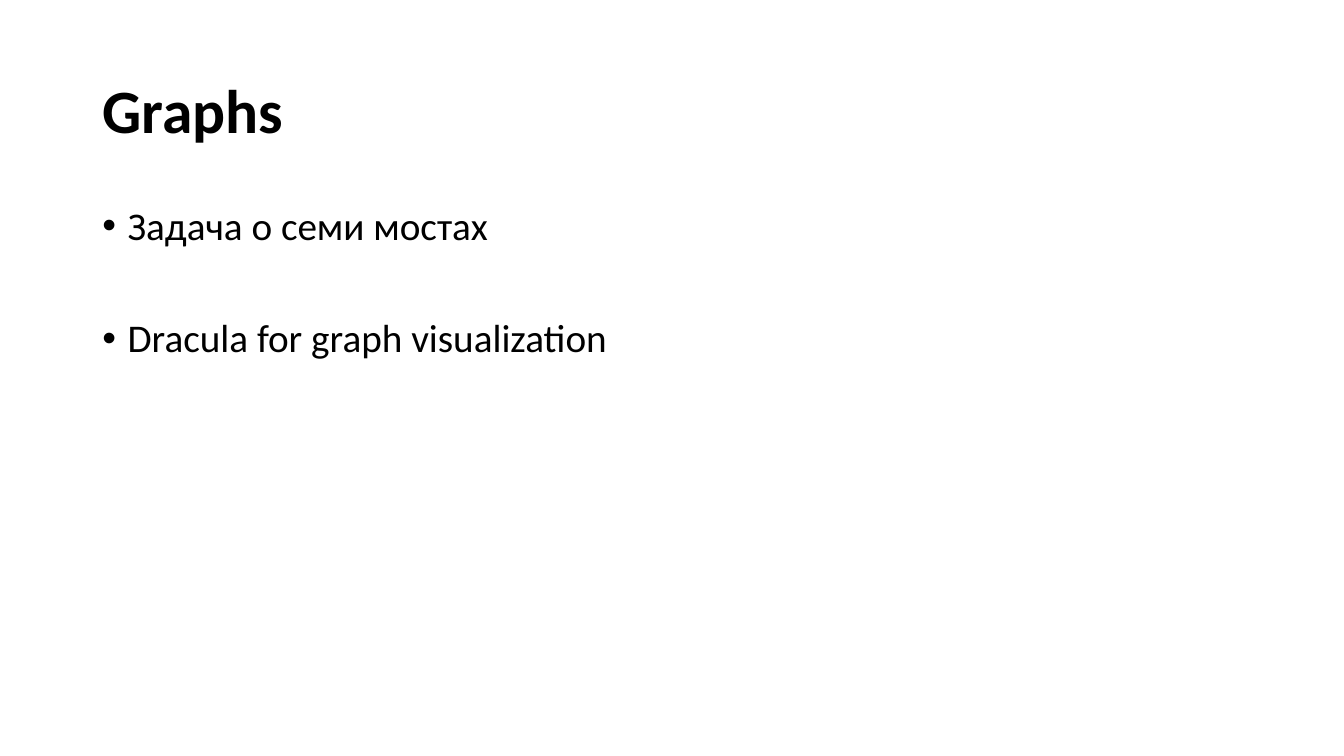
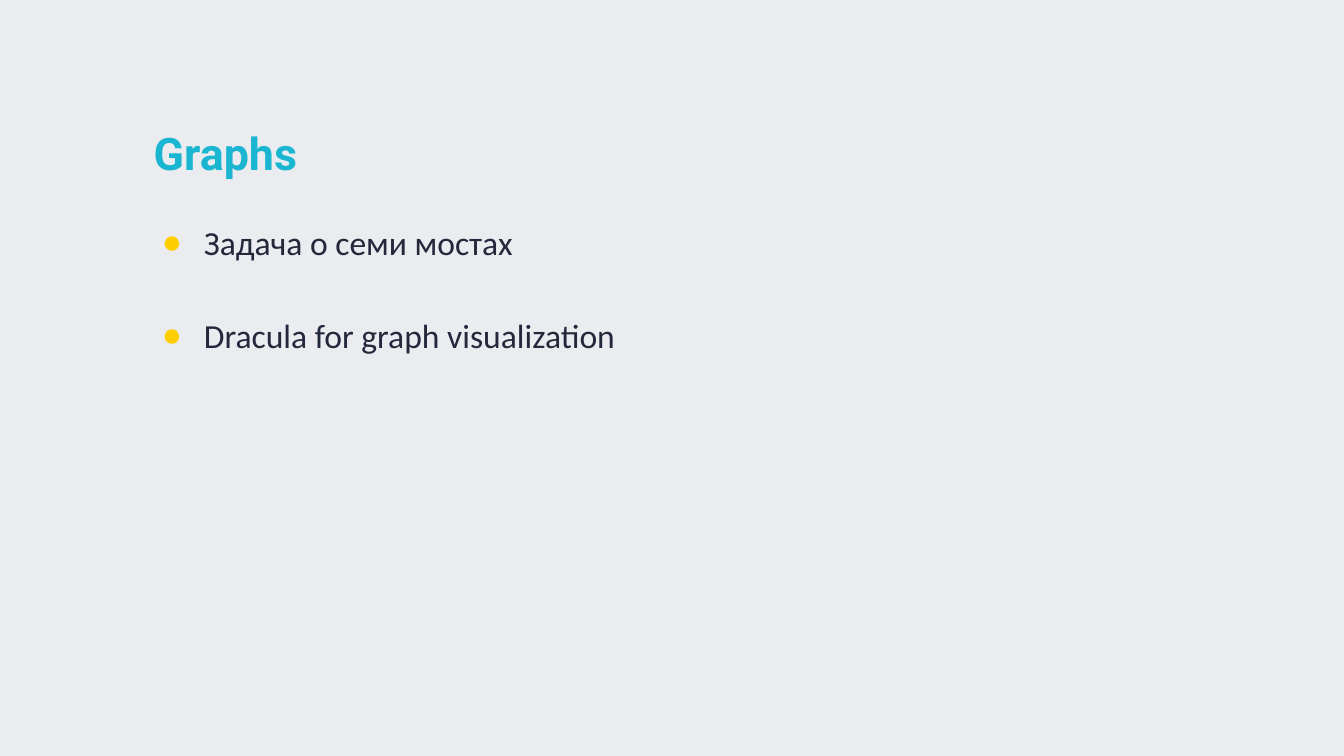
Before and after one commit to TigranVardanyan/Algorithms-and-Data-structures, a slide deck: slide 21 of ds&a.pptx (slide 20 before the commit). Drawn at 1344x756 pixels with LibreOffice and Linux fonts; fonts in the diff are those of the drawing. Boxes give left, top, right and bottom in pixels: in the first picture for what was removed or moved away, otherwise in the second. Text is boxed around its words. In the diff, an @@ line names an element or a change of style, - is before the commit and + after.

```diff
--- a/ds&a.pptx
+++ b/ds&a.pptx
@@ background #FFFFFF to #EAECF0 @@
@@ title "Graphs": place and size @@
-title "Graphs" at bbox=[102, 89, 283, 143]
+title "Graphs" at bbox=[154, 136, 298, 179]
@@ title "Graphs" at bbox=[154, 136, 298, 179]: size 44 to 32 pt, font Calibri to Roboto, text colour #000000 to #1AB6D1 @@
@@ text "Задача о семи мостах": place and size @@
-text "Задача о семи мостах" at bbox=[128, 214, 606, 359]
+text "Задача о семи мостах" at bbox=[204, 233, 615, 354]
@@ text "Задача о семи мостах" at bbox=[204, 233, 615, 354]: size 28 to 24 pt, text colour #000000 to #24283B; bullet • to ●; line spacing 0.9 to 1.15; less space between paragraphs @@
```
Also in this commit, not shown: 21 other slides changed, 1 slide added.
